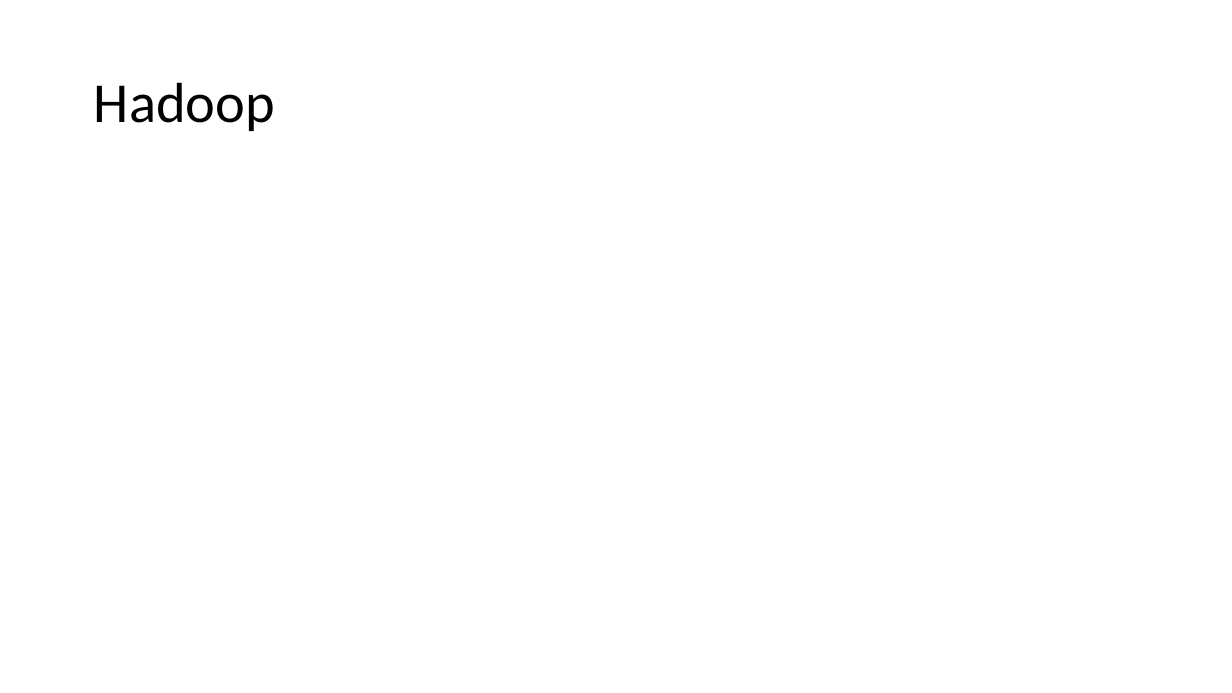
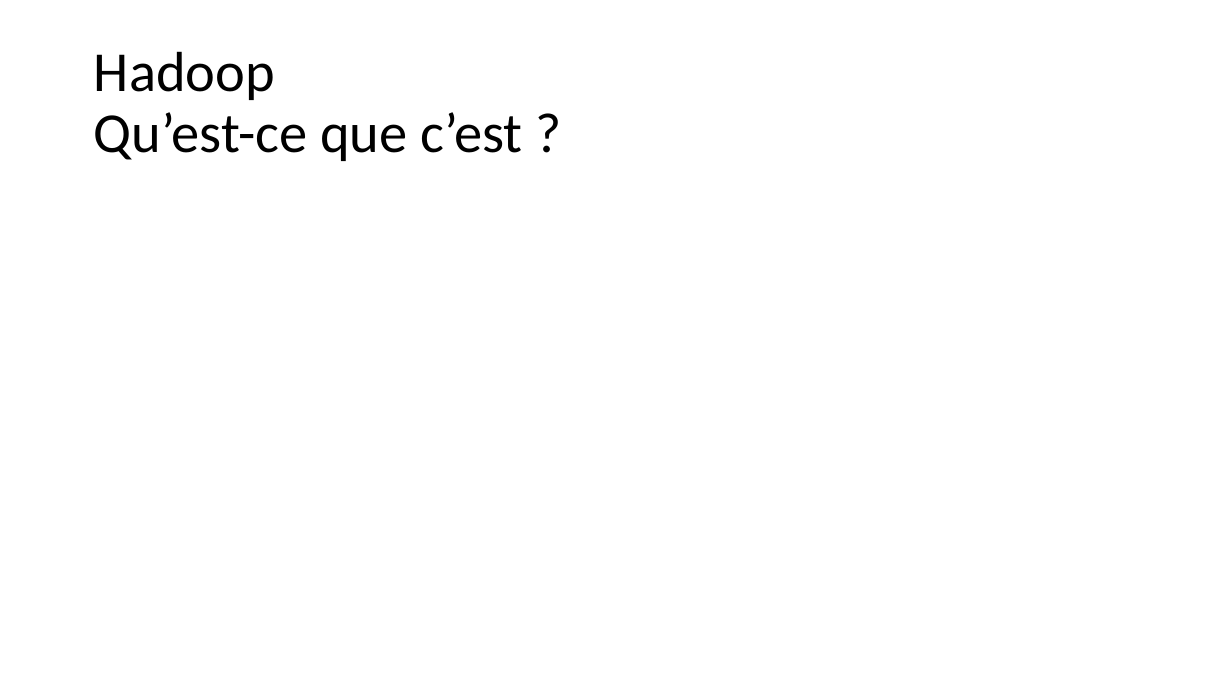
Before and after one commit to matritz-pro/share, a slide deck: slide 4 of topics/Data/bd/hadoop_cassandra/Hadoop_Cassandra.pptx (slide 3 before the commit). Drawn at 1232x693 pixels with LibreOffice and Linux fonts; fonts in the diff are those of the drawing. Boxes give left, top, right and bottom in pixels: in the first picture for what was removed or moved away, otherwise in the second. Text is boxed around its words. In the diff, an @@ line names an element or a change of style, - is before the commit and + after.

```diff
--- a/topics/Data/bd/hadoop_cassandra/Hadoop_Cassandra.pptx
+++ b/topics/Data/bd/hadoop_cassandra/Hadoop_Cassandra.pptx
@@ title at [94,51,522,161]: text changed @@
-Hadoop
+Hadoop
+Qu’est-ce que c’est ?
```
Also in this commit, not shown: 2 other slides changed, 11 slides added, 1 slide removed, 20 other files.
